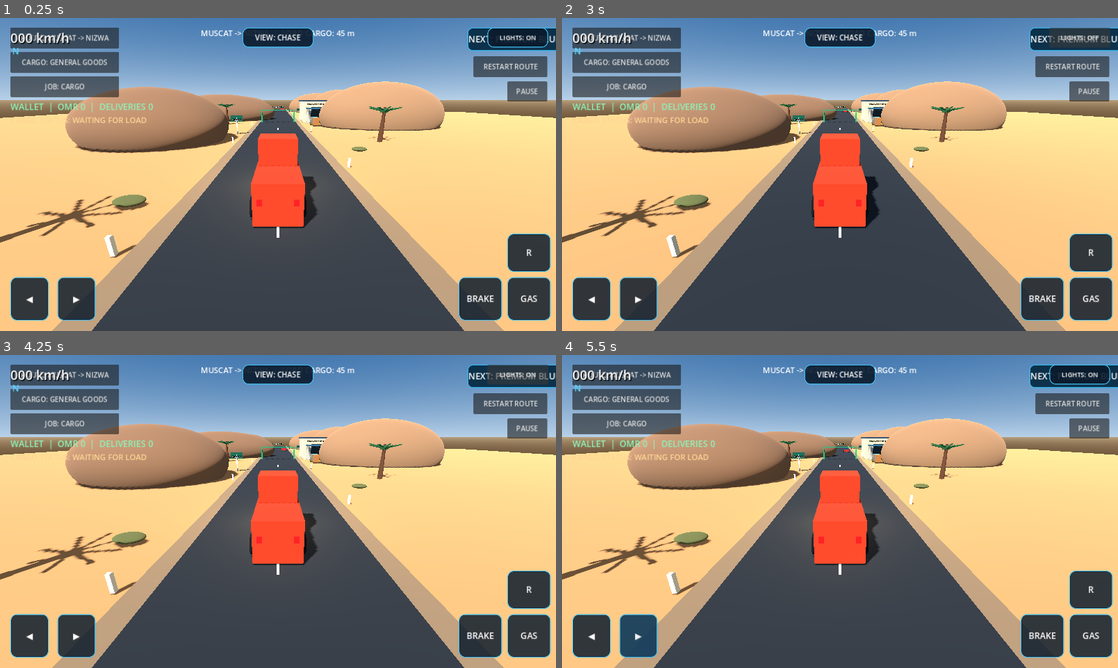
Above: before the commit, frames 1-4 (two rows, left to right).
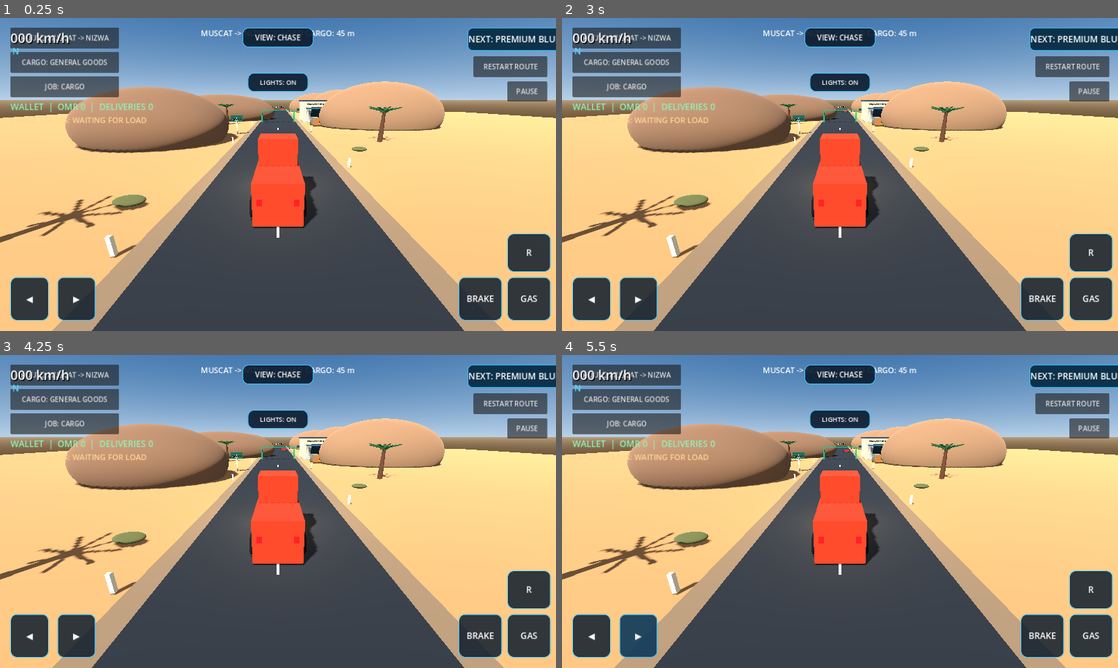
Above: after the commit, the same moments.

Repository: czz495m8zv-code/zayron-simulator
Game: Godot game, scene res://scenes/main/main.tscn
Two runs of this game, one before a commit and one after it. Both use one fixed random seed, a clock stepped at 60 frames per second and the inputs below.
Inputs:
- Up to frame 1 (0.25 s): no input
- Up to frame 2 (3 s): click "RESTART ROUTE" at 0.5 s; click "RESTART ROUTE" at 1.25 s; click "RESTART ROUTE" at 2 s; click "NEXT: PREMIUM BLUE SEMI" at 2.75 s
- Up to frame 3 (4.25 s): click "NEXT: PREMIUM BLUE SEMI" at 3.5 s
- Up to frame 4 (5.5 s): click "◀" at 4.25 s; click "▶" at 5 s

The runs differ from the first frame. In frame 1, 1.3% of the frame differs, in the area x 44-99%, y 3-24%; in frame 2, 1.6%, in the area x 19-99%, y 3-77%; in frame 3, 1.3%; in frame 4, 1.3%.

Commit message:
Prevent mobile camera and lighting control overlap

Diff:
--- a/scripts/vehicles/prototype_truck.gd
+++ b/scripts/vehicles/prototype_truck.gd
@@ -354,14 +354,14 @@
 	button.text = "LIGHTS: ON"
 	_headlight_button = button
 	button.focus_mode = Control.FOCUS_NONE
-	button.anchor_left = 1.0
-	button.anchor_right = 1.0
+	button.anchor_left = 0.5
+	button.anchor_right = 0.5
 	button.anchor_top = 0.0
 	button.anchor_bottom = 0.0
-	button.offset_left = -158.0
-	button.offset_top = 22.0
-	button.offset_right = -18.0
-	button.offset_bottom = 68.0
+	button.offset_left = -70.0
+	button.offset_top = 126.0
+	button.offset_right = 70.0
+	button.offset_bottom = 170.0
 	button.add_theme_font_size_override("font_size", 15)
 	button.add_theme_color_override("font_color", Color.WHITE)
 	button.add_theme_stylebox_override("normal", _make_button_style(Color(0.04, 0.10, 0.17, 0.9)))
